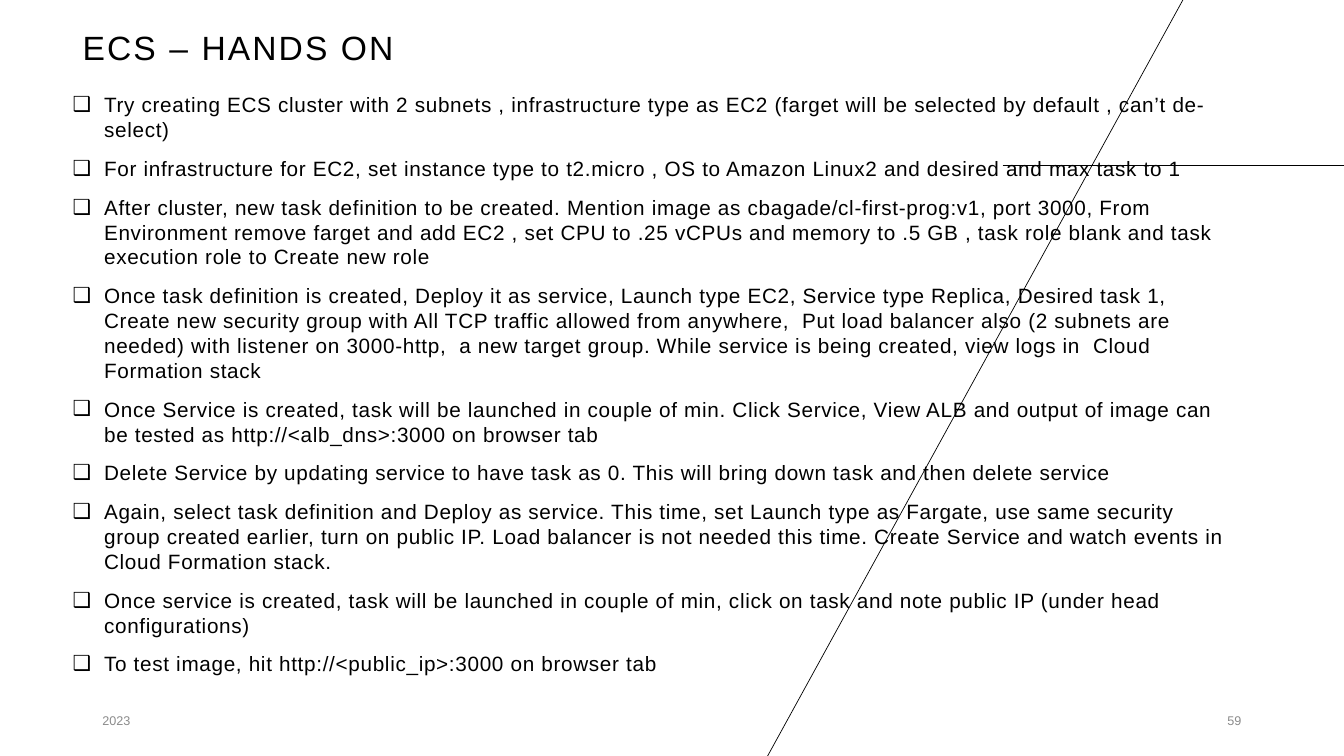
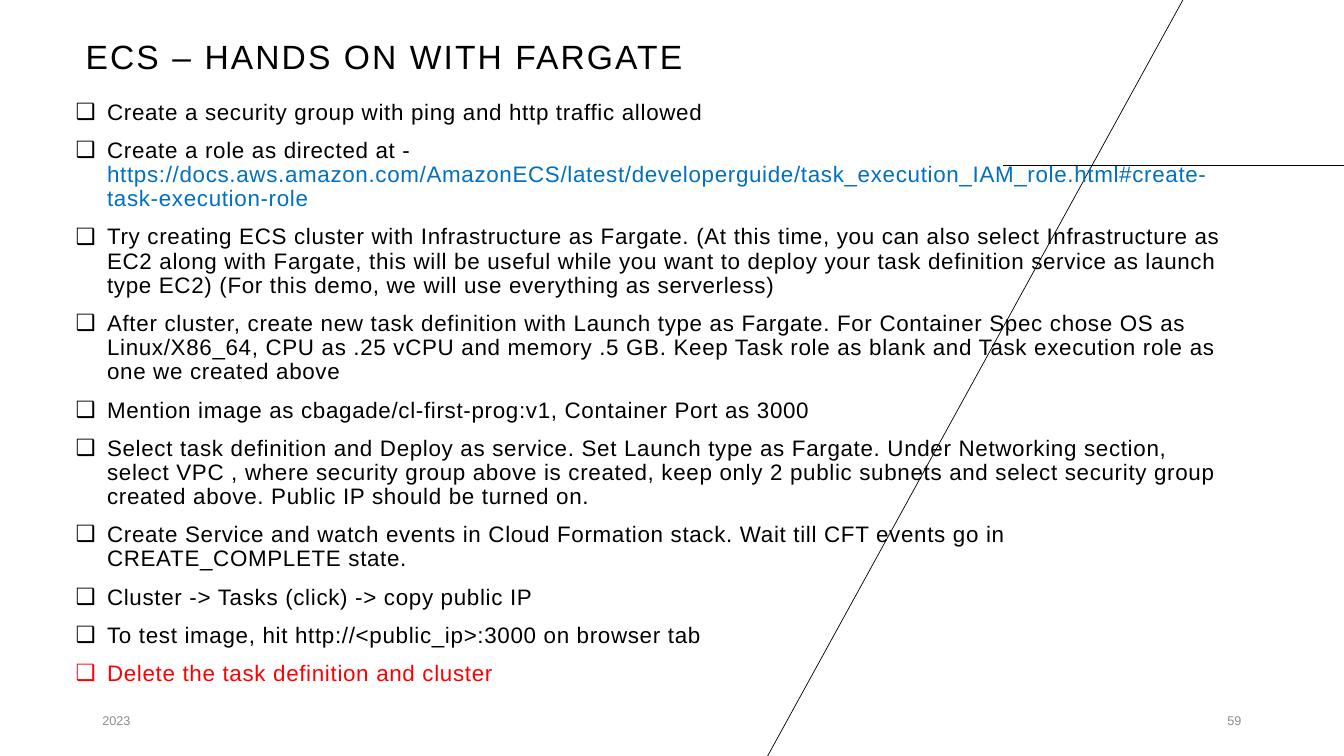
Before and after one commit to yashwant153/for_devops_sessions, a slide deck: slide 59 of cloud_learnings/cloud_learnings.pptx. Drawn at 1344x756 pixels with LibreOffice and Linux fonts; fonts in the diff are those of the drawing. Boxes give left, top, right and bottom in pixels: in the first picture for what was removed or moved away, otherwise in the second. Text is boxed around its words. In the diff, an @@ line names an element or a change of style, - is before the commit and + after.

Commit message:
changes

```diff
--- a/cloud_learnings/cloud_learnings.pptx
+++ b/cloud_learnings/cloud_learnings.pptx
@@ title at [86,45,682,70]: text changed @@
-ECS – HANDS ON
+ECS – HANDS ON WITH FARGATE
@@ text "Create a security group with ...": place and size @@
-text "Create a security group with ..." at [104,96,1222,676]
+text "Create a security group with ..." at [107,103,1219,682]
@@ text at [107,103,1219,610]: text changed; size 14.8 to 16 pt @@
-❑ Try creating ECS cluster with 2 subnets , infrastructure type as EC2 (farget will be selected by default , can’t de-select)
-❑ For infrastructure for EC2, set instance type to t2.micro , OS to Amazon Linux2 and desired and max task to 1
-❑ After cluster, new task definition to be created. Mention image as cbagade/cl-first-prog:v1, port 3000, From Environment remove farget and add EC2 , set CPU to .25 vCPUs and memory to .5 GB , task role blank and task execution role to Create new role
-❑ Once task definition is created, Deploy it as service, Launch type EC2, Service type Replica, Desired task 1, Create new security group with All TCP traffic allowed from anywhere, Put load balancer also (2 subnets are needed) with listener on 3000-http, a new target group. While service is being created, view logs in Cloud Formation stack
-❑ Once Service is created, task will be launched in couple of min. Click Service, View ALB and output of image can be tested as http://<alb_dns>:3000 on browser tab
-❑ Delete Service by updating service to have task as 0. This will bring down task and then delete service
-❑ Again, select task definition and Deploy as service. This time, set Launch type as Fargate, use same security group created earlier, turn on public IP. Load balancer is not needed this time. Create Service and watch events in Cloud Formation stack.
-❑ Once service is created, task will be launched in couple of min, click on task and note public IP (under head configurations)
+❑ Create a security group with ping and http traffic allowed
+❑ Create a role as directed at - https://docs.aws.amazon.com/AmazonECS/latest/developerguide/task_execution_IAM_role.html#create-task-execution-role
+❑ Try creating ECS cluster with Infrastructure as Fargate. (At this time, you can also select Infrastructure as EC2 along with Fargate, this will be useful while you want to deploy your task definition service as launch type EC2) (For this demo, we will use everything as serverless)
+❑ After cluster, create new task definition with Launch type as Fargate. For Container Spec chose OS as Linux/X86_64, CPU as .25 vCPU and memory .5 GB. Keep Task role as blank and Task execution role as one we created above
+❑ Mention image as cbagade/cl-first-prog:v1, Container Port as 3000
+❑ Select task definition and Deploy as service. Set Launch type as Fargate. Under Networking section, select VPC , where security group above is created, keep only 2 public subnets and select security group created above. Public IP should be turned on.
+❑ Create Service and watch events in Cloud Formation stack. Wait till CFT events go in CREATE_COMPLETE state.
+❑ Cluster -> Tasks (click) -> copy public IP
@@ text at [107,626,700,648]: size 14.8 to 16 pt in "To test image, hit http://<public_ip>:3000 on browser ..."; line spacing 1 to 0.9 @@
@@ text at [107,664,492,682]: paragraph added @@
+❑ Delete the task definition and cluster
```
Also in this commit, not shown: 1 other slide changed.
